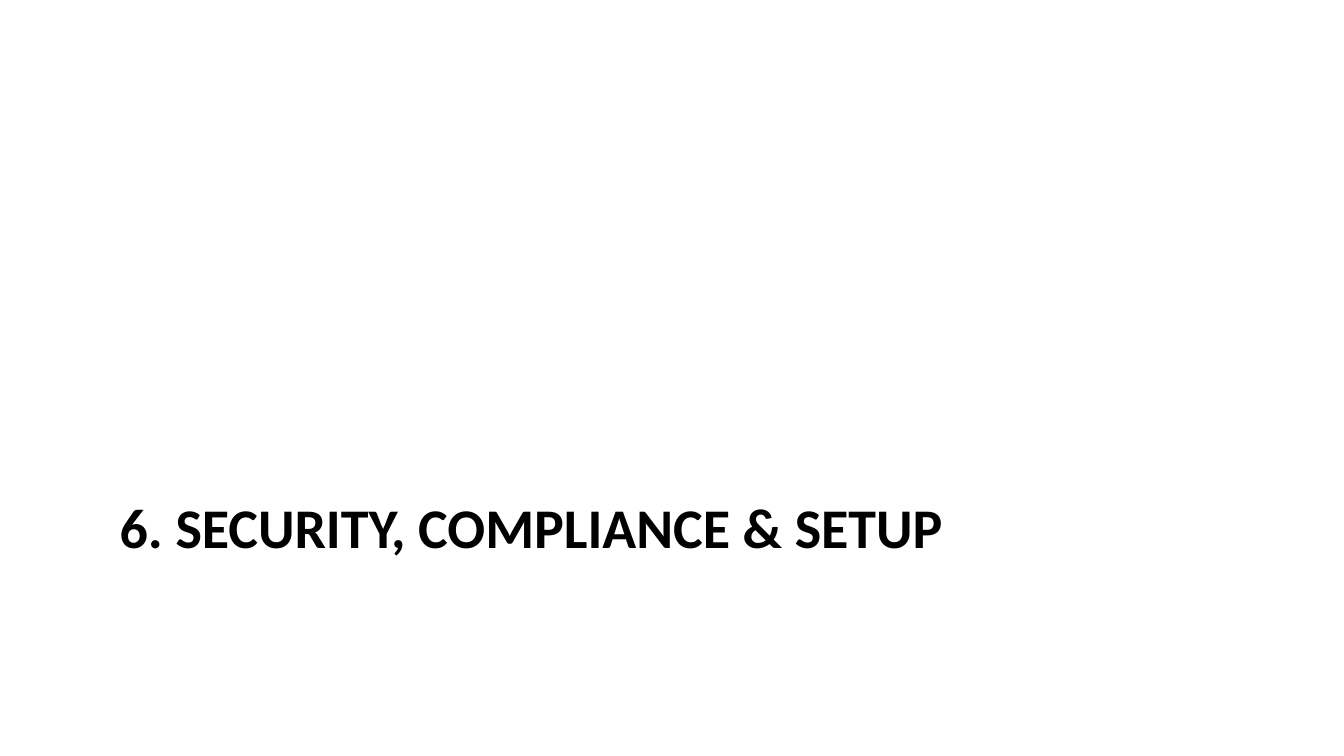
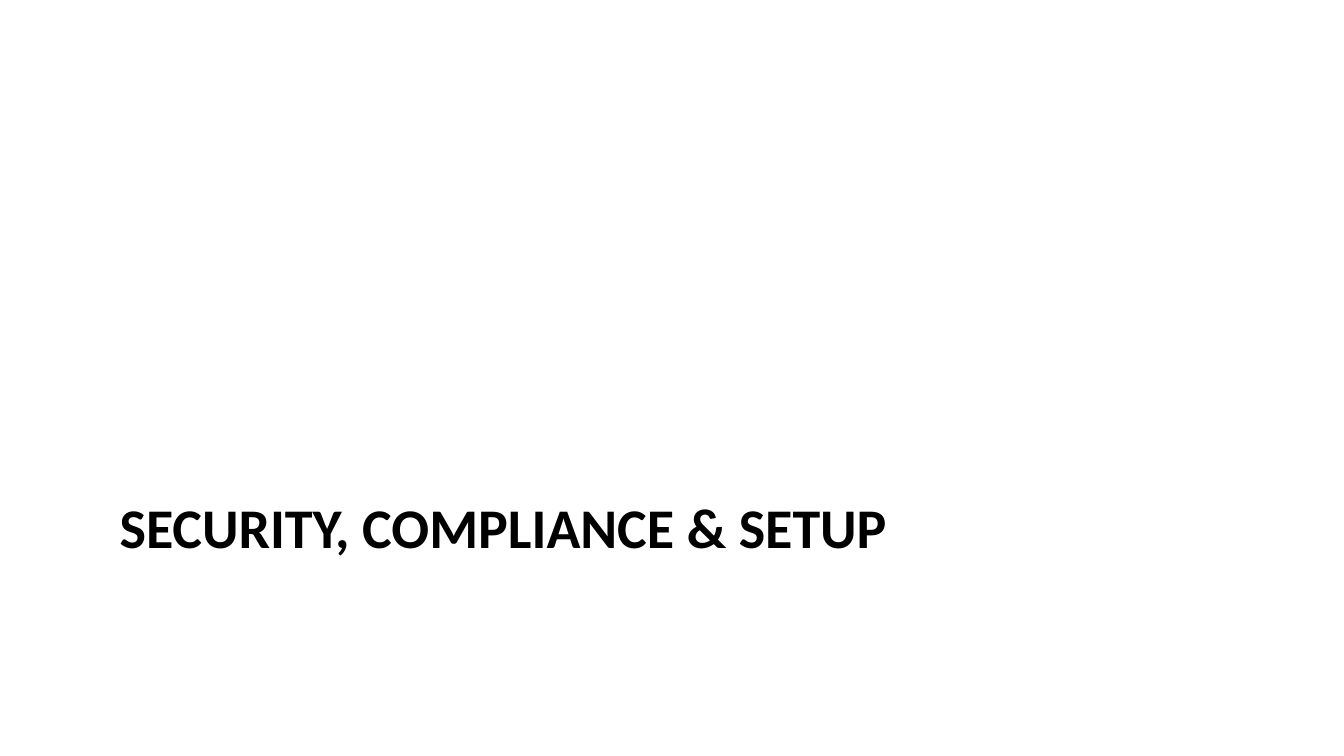
Before and after one commit to igor-kan/quarto-writing, a slide deck: slide 22 of posts/aurora_internal_ai_assistant_proposal_slides.pptx. Drawn at 1344x756 pixels with LibreOffice and Linux fonts; fonts in the diff are those of the drawing. Boxes give left, top, right and bottom in pixels: in the first picture for what was removed or moved away, otherwise in the second. Text is boxed around its words. In the diff, an @@ line names an element or a change of style, - is before the commit and + after.

```diff
--- a/posts/aurora_internal_ai_assistant_proposal_slides.pptx
+++ b/posts/aurora_internal_ai_assistant_proposal_slides.pptx
@@ title at (x1=120, y1=511, x2=887, y2=556): text changed @@
-6. SECURITY, COMPLIANCE & SETUP
+SECURITY, COMPLIANCE & SETUP
```
Also in this commit, not shown: 8 other slides changed, 7 other files.
